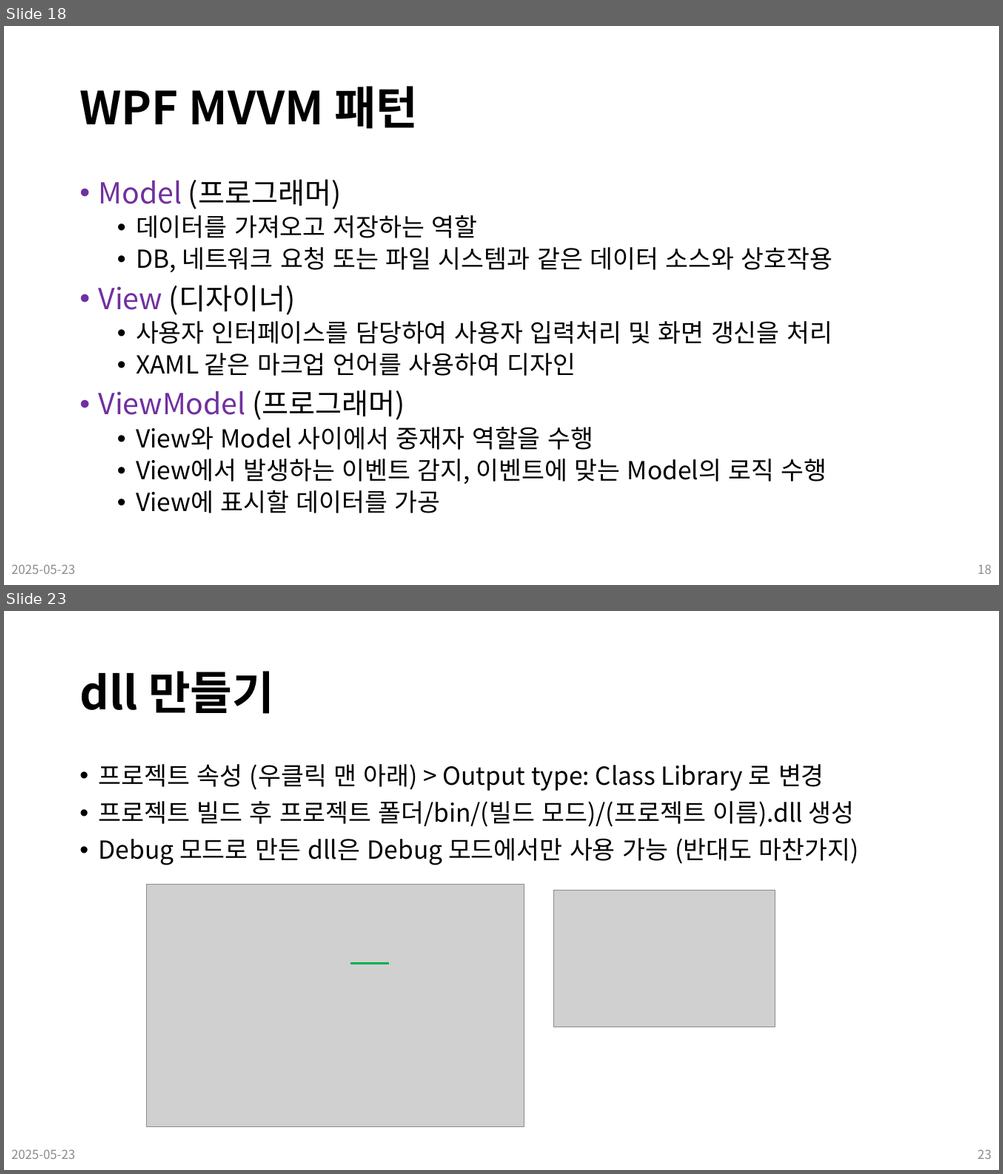
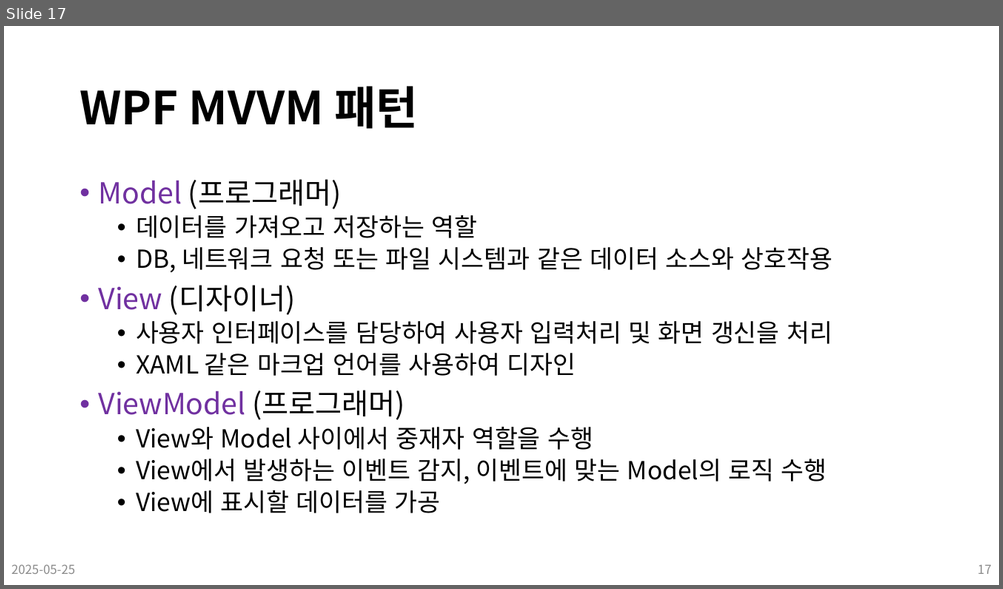
Before and after one commit to Leader-Lesson/KDT_SF_Short_5th, a slide deck: material/19_CSharp_WPF (디자인 패턴).pptx. Shown one above the other, each under a label of ours: slides 18 and 23 before the commit, slide 17 after it; the slides between them are not shown. The pictures are 1003x1174 and 1003x589 pixels, drawn with LibreOffice and Linux fonts; fonts in the diff are those of the drawing; grey boxes stand for pictures; background and template pictures are left out. Boxes give left, top, right and bottom in pixels: in the first picture for what was removed or moved away, otherwise in the second. Text is boxed around its words. In the diff, an @@ line names an element or a change of style, - is before the commit and + after.

```diff
--- a/material/19_CSharp_WPF (디자인 패턴).pptx
+++ b/material/19_CSharp_WPF (디자인 패턴).pptx
@@ slide 23 removed at [4,611,999,1170], background #FFFFFF @@
@@ title removed at [79,671,274,714] @@
-dll 만들기
@@ text removed at [99,764,859,866] @@
-• 프로젝트 속성 (우클릭 맨 아래) > Output type: Class Library 로 변경
-• 프로젝트 빌드 후 프로젝트 폴더/bin/(빌드 모드)/(프로젝트 이름).dll 생성
-• Debug 모드로 만든 dll은 Debug 모드에서만 사용 가능 (반대도 마찬가지)
@@ picture removed at [147,884,524,1128] @@
@@ picture removed at [554,891,775,1028] @@
@@ line removed from (350, 963) to (389, 963) @@
@@ text removed at [11,1150,75,1159] @@
-2025-05-23
@@ page number removed at [977,1150,991,1159] @@
-23
@@ what was slide 18 is now slide 17 @@
@@ slide 17 changed as well @@
@@ text at [11,565,75,574]: text changed @@
-2025-05-23
+2025-05-25
@@ page number at [977,565,991,574]: text changed @@
-18
+17
```
Also in this commit, not shown: 17 other slides changed, 7 other slides removed, 8 other files.
